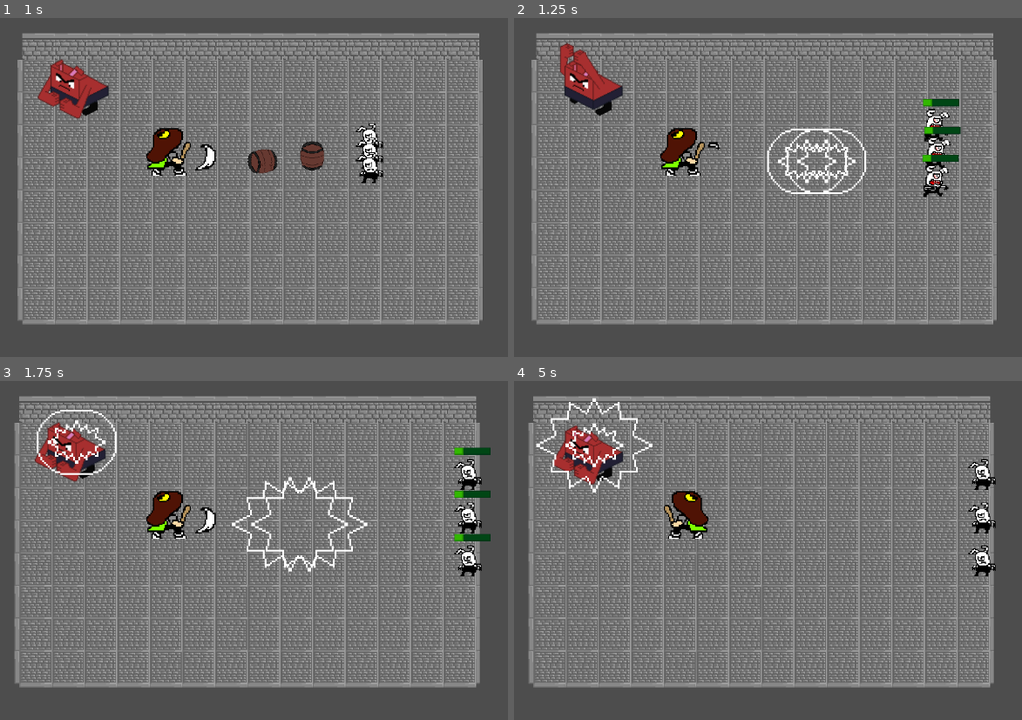
Above: before the commit, frames 1-4 (two rows, left to right).
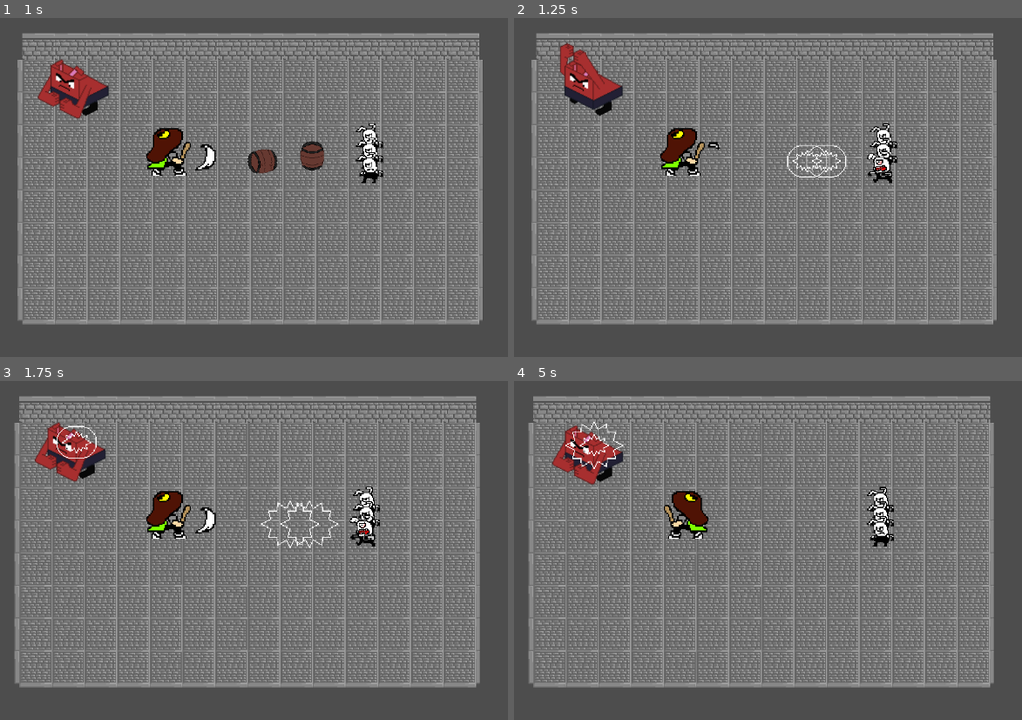
Above: after the commit, the same moments.

Repository: Megameca04/Proyecto_Cuki
Game: Godot game, scene res://Pruebas.tscn
The game is run twice, just before and just after one commit, with the same random seed, the same clock (stepped at 60 frames per second) and the same inputs.
Inputs:
- Up to frame 1 (1 s): hold Right (ui_right) from 0.53 s (still down); hold Z (Atacar) from 0.53 s (still down)
- Up to frame 2 (1.25 s): keep holding Right (ui_right); keep holding Z (Atacar)
- Up to frame 3 (1.75 s): release Right (ui_right) at 1.28 s; release Z (Atacar) at 1.28 s; hold Down (ui_down) from 1.28 s (still down); tap X (Dash) at 1.35 s
- Up to frame 4 (5 s): release Down (ui_down) at 2.03 s; hold Right (ui_right) 2.03-2.78 s; hold Z (Atacar) 2.03-2.78 s; hold Up (ui_up) 2.78-3.53 s; tap X (Dash) at 2.85, 4.35 s; hold Z (Atacar) 3.53-4.28 s; hold Left (ui_left) from 3.53 s (still down)

Frame 1 is identical in both runs. In frame 2, 2.9% of the frame differs, in the area x 49-88%, y 23-53%; in frame 3, 3.7%, in the area x 7-97%, y 8-58%; in frame 4, 2.2%.

Commit message:
small exlosion fix

Diff:
--- a/Cuki-Clash of the Kuins/Entidades/Explosion.tscn
+++ b/Cuki-Clash of the Kuins/Entidades/Explosion.tscn
@@ -3,13 +3,13 @@
 [ext_resource type="Texture2D" uid="uid://6m0j5v1pvvou" path="res://Sprites/Efectos/Explosion.png" id="1_srnji"]
 [ext_resource type="Script" path="res://Scripts/Explosion.gd" id="1_yv1yo"]
 
+[sub_resource type="CapsuleShape2D" id="CapsuleShape2D_a28uj"]
+radius = 2.0
+height = 24.0
+
 [sub_resource type="CapsuleShape2D" id="CapsuleShape2D_ur6to"]
-radius = 26.0
+radius = 6.0
 height = 64.0
-
-[sub_resource type="CapsuleShape2D" id="CapsuleShape2D_a28uj"]
-radius = 7.0
-height = 59.0
 
 [sub_resource type="Animation" id="Animation_e1wqx"]
 resource_name = "Explosion"
@@ -46,7 +46,6 @@
 
 [node name="Area2D" type="Area2D"]
 texture_filter = 1
-scale = Vector2(2, 2)
 collision_layer = 7
 collision_mask = 7
 script = ExtResource("1_yv1yo")
@@ -54,12 +53,11 @@
 [node name="Sprite2D" type="Sprite2D" parent="."]
 texture = ExtResource("1_srnji")
 hframes = 5
-frame = 4
 
 [node name="CollisionShape2D" type="CollisionShape2D" parent="."]
 rotation = 1.5708
 scale = Vector2(4.12, 1)
-shape = SubResource("CapsuleShape2D_ur6to")
+shape = SubResource("CapsuleShape2D_a28uj")
 
 [node name="AnimationPlayer" type="AnimationPlayer" parent="."]
 autoplay = "Explosion"
